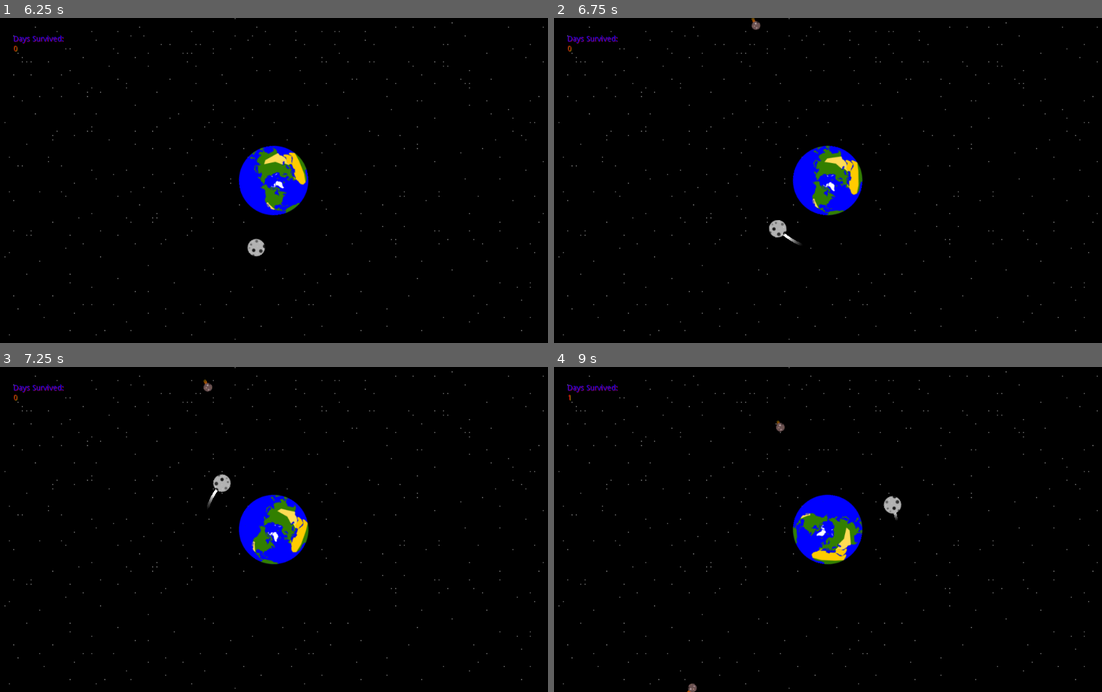
Above: before the commit, frames 1-4 (two rows, left to right).
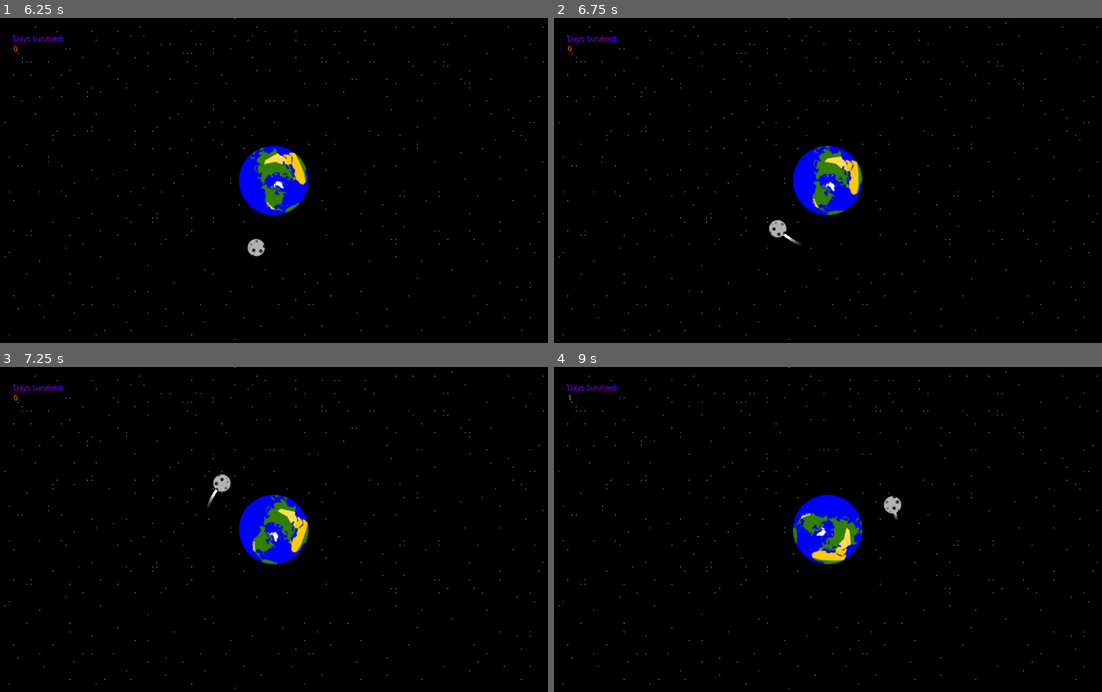
Above: after the commit, the same moments.

Repository: kreivi/Kuumela
Game: Godot game, scene res://main/main.tscn
Same seed, same stepped clock (60 frames per second), same inputs: the game is played once before the commit and once after it.
Inputs:
- Up to frame 1 (6.25 s): hold D (clockwise) 0.53-1.28 s; tap A (counter_clockwise) every 1.5 s from 1.35 to 5.85 s; hold D (clockwise) 2.03-2.78 s; hold D (clockwise) 3.53-4.28 s; hold D (clockwise) 5.03-5.78 s
- Up to frame 2 (6.75 s): hold D (clockwise) from 6.53 s (still down)
- Up to frame 3 (7.25 s): keep holding D (clockwise)
- Up to frame 4 (9 s): release D (clockwise) at 7.28 s; tap A (counter_clockwise) at 7.35, 8.85 s; hold D (clockwise) 8.03-8.78 s

Frame 1 is identical in both runs. In frame 2, less than 0.1% of the frame differs, in the area x 35-38%, y 0-4%; in frame 3, less than 0.1%; in frame 4, less than 0.1%, in the area x 24-43%, y 16-100%.

Commit message:
Deduct life signal & emit on hit

Diff:
--- a/world/world.gd
+++ b/world/world.gd
@@ -1,10 +1,17 @@
 extends Node
 
 export (PackedScene) var Asteroid
+signal deduct_life
 
 func _ready():
+	randomize()
+
+func new_game():
 	$AsteroidSpawner.start()
-	randomize()
+
+func game_over():
+	get_tree().call_group('asteroids', 'queue_free')
+	$AsteroidSpawner.stop()
 
 func spawn_asteroid():
 	# Pick random point to spawn asteroid from
@@ -24,4 +31,4 @@
 
 
 func _on_Earth_hit():
-	pass # Replace with function body.
+	emit_signal("deduct_life")
